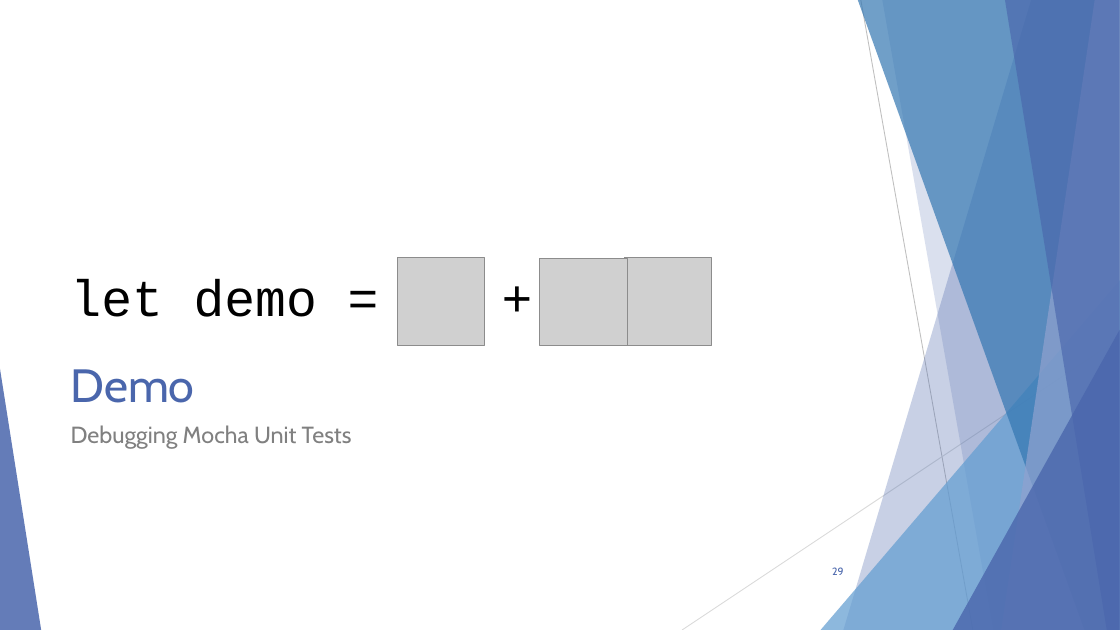
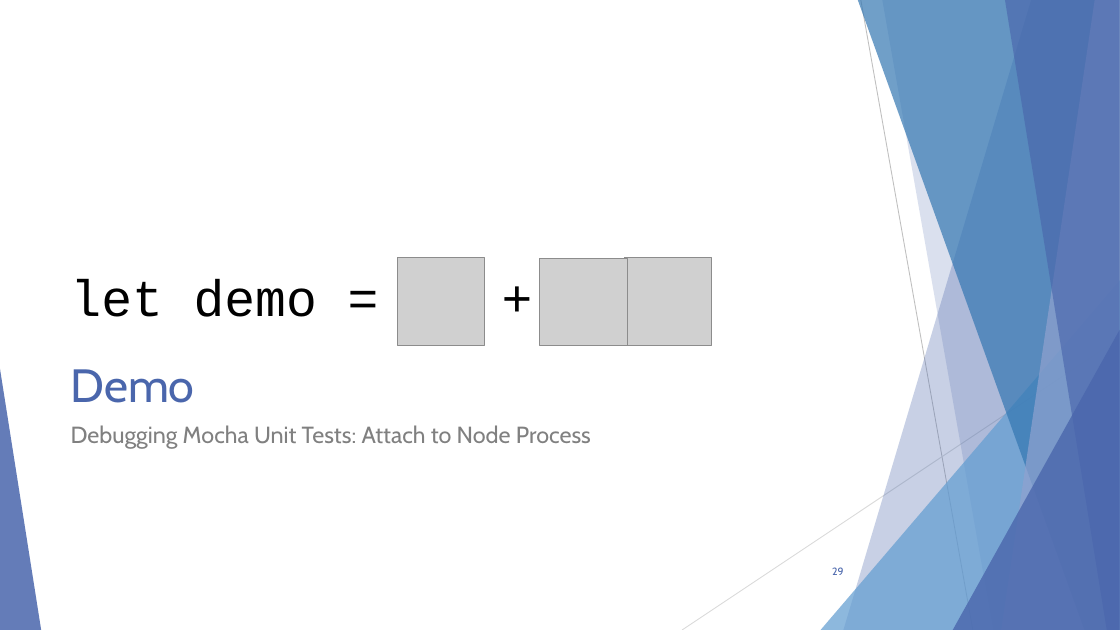
Before and after one commit to scottaddie/slide-decks, a slide deck: slide 29 of Intro to JavaScript Tooling in VS Code - MKEJS.pptx. Drawn at 1120x630 pixels with LibreOffice and Linux fonts; fonts in the diff are those of the drawing; grey boxes stand for pictures. Boxes give left, top, right and bottom in pixels: in the first picture for what was removed or moved away, otherwise in the second. Text is boxed around its words. In the diff, an @@ line names an element or a change of style, - is before the commit and + after.

Commit message:
Minor tweaks to MKE JS deck

```diff
--- a/Intro to JavaScript Tooling in VS Code - MKEJS.pptx
+++ b/Intro to JavaScript Tooling in VS Code - MKEJS.pptx
@@ text at bbox=[71, 425, 591, 449]: text changed @@
-Debugging Mocha Unit Tests
+Debugging Mocha Unit Tests: Attach to Node Process
```
